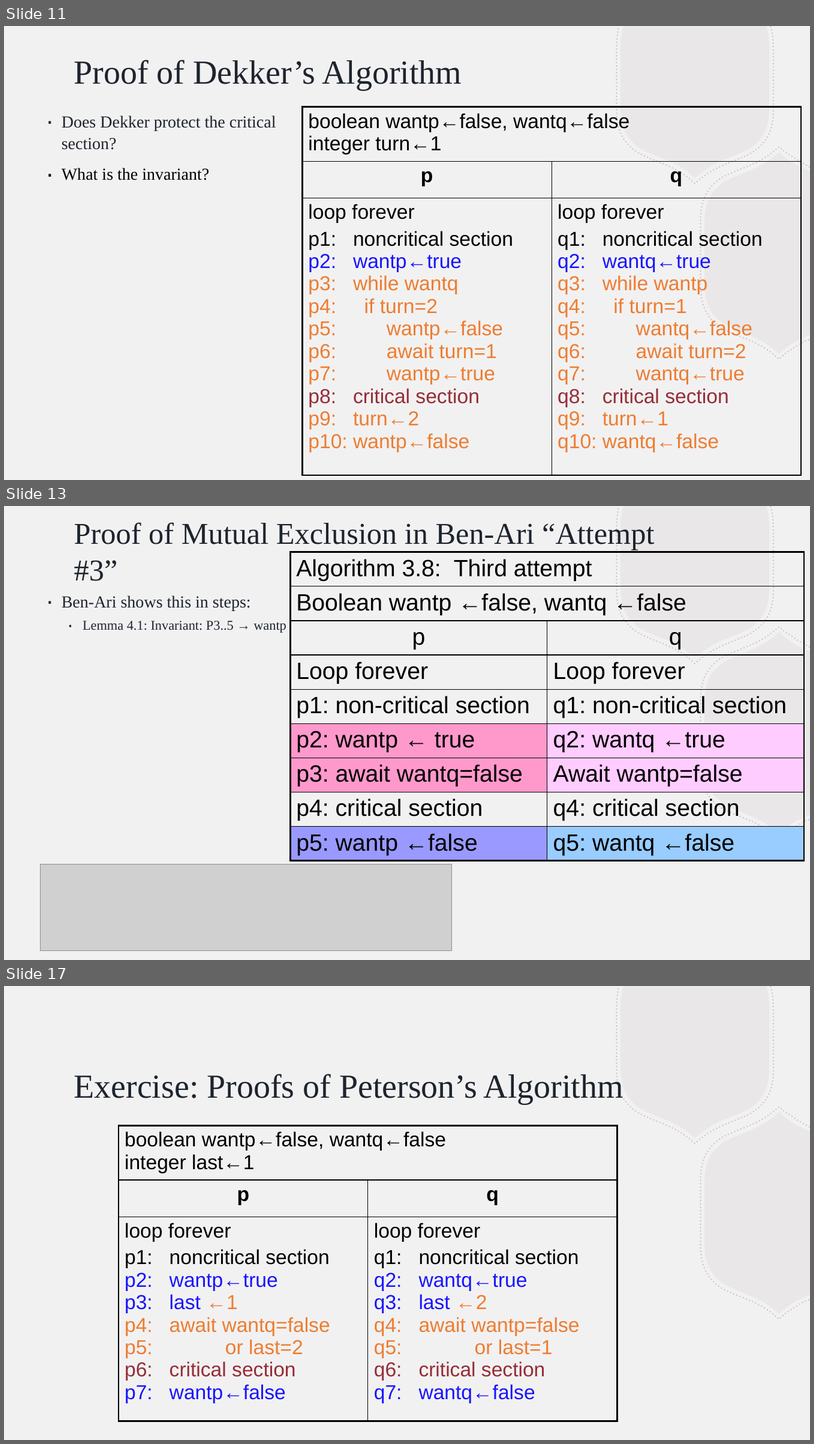
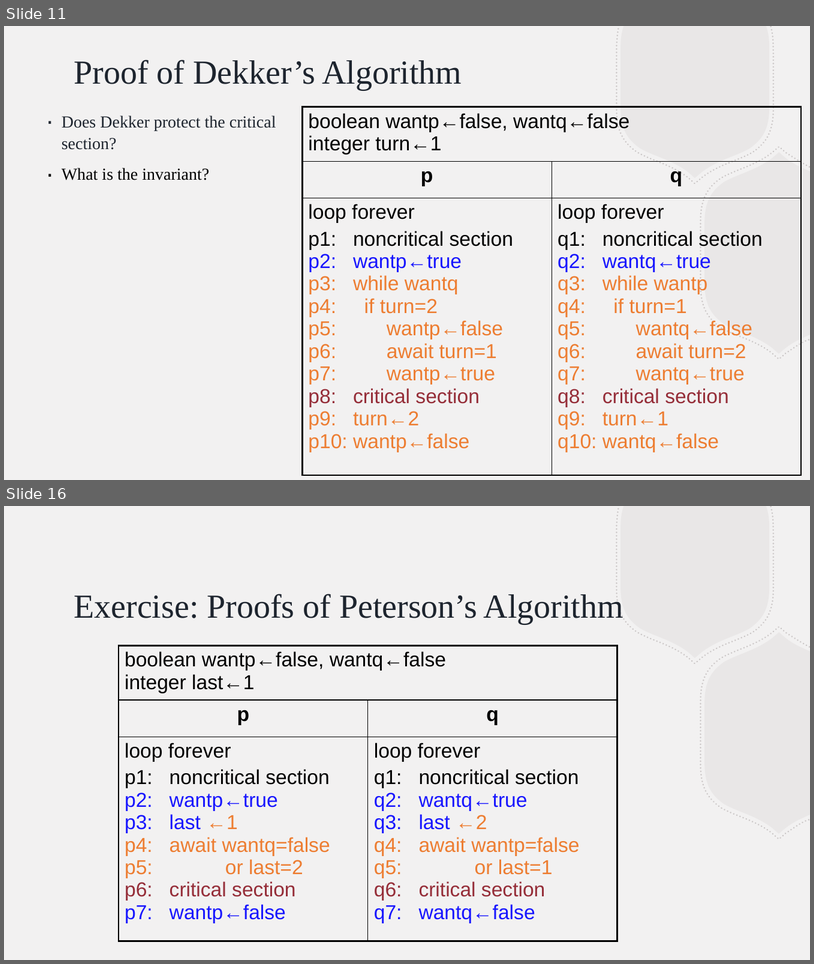
Before and after one commit to BillJr99/Ursinus-CS376, a slide deck: files/lectures/mutexcorrectness.pptx. Shown one above the other, each under a label of ours: slides 11, 13 and 17 before the commit, slides 11 and 16 after it; the slides between them are not shown. The pictures are 814x1444 and 814x964 pixels, drawn with LibreOffice and Linux fonts; fonts in the diff are those of the drawing; grey boxes stand for pictures. Boxes give left, top, right and bottom in pixels: in the first picture for what was removed or moved away, otherwise in the second. Text is boxed around its words. In the diff, an @@ line names an element or a change of style, - is before the commit and + after.

```diff
--- a/files/lectures/mutexcorrectness.pptx
+++ b/files/lectures/mutexcorrectness.pptx
@@ slide 13 removed at (x1=4, y1=506, x2=810, y2=960), background #F2F1F1; not listed: 4 template elements that a slide beside it also shows @@
@@ title removed at (x1=74, y1=522, x2=654, y2=577) @@
-Proof of Mutual Exclusion in Ben-Ari “Attempt #3”
@@ table removed at (x1=290, y1=552, x2=804, y2=861), 9 rows, 2 columns @@
-Algorithm 3.8: Third attempt | 
-Boolean wantp ←false, wantq ←false | 
-p | q
-Loop forever | Loop forever
-p1: non-critical section | q1: non-critical section
-p2: wantp ← true | q2: wantq ←true
-p3: await wantq=false | Await wantp=false
-p4: critical section | q4: critical section
-p5: wantp ←false | q5: wantq ←false
@@ text removed at (x1=62, y1=595, x2=287, y2=633) @@
-∙ Ben-Ari shows this in steps:
-    ∙ Lemma 4.1: Invariant: P3..5 → wantp
@@ picture removed at (x1=40, y1=864, x2=452, y2=951) @@
@@ what was slide 17 is now slide 16 @@
```
Also in this commit, not shown: 6 slides changed, 14 other files.
